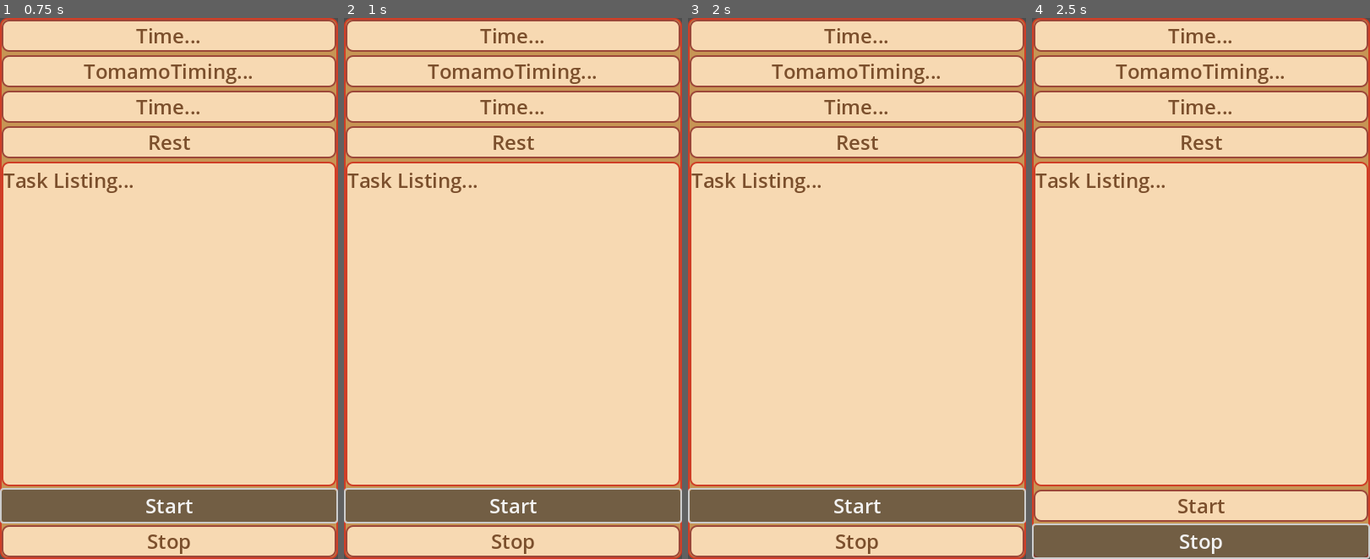
Above: before the commit, frames 1-4 (left to right).
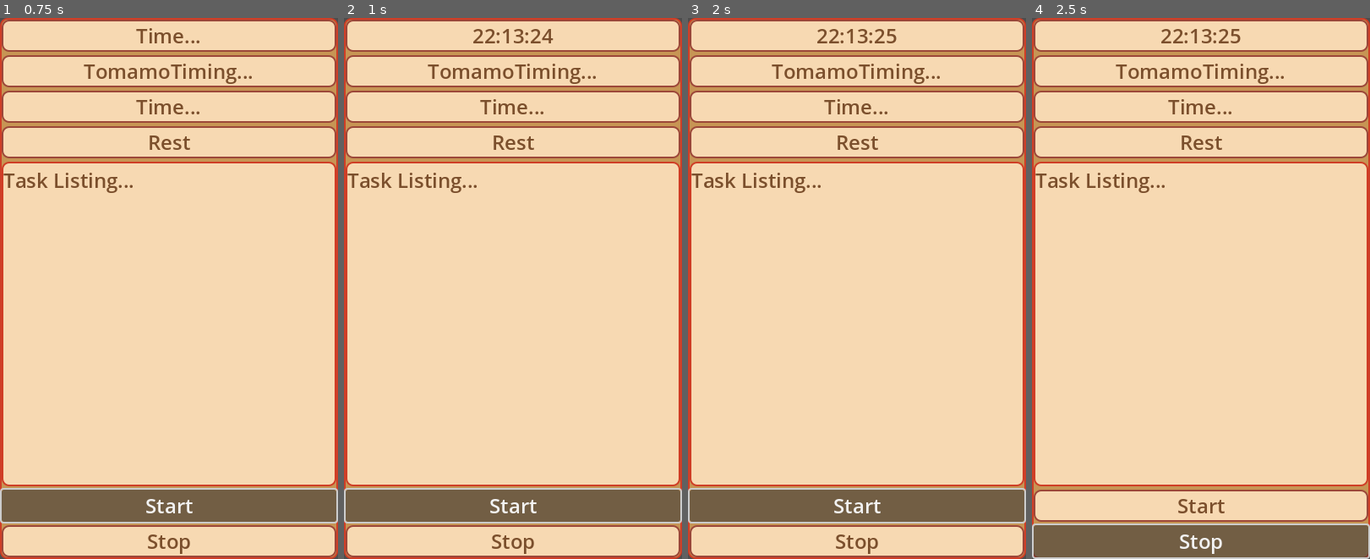
Above: after the commit, the same moments.

Repository: Rac0lW/TomatoClock
Game: Godot game, scene res://main.tscn
Two runs of this game, one before a commit and one after it. Both use one fixed random seed, a clock stepped at 60 frames per second and the inputs below. Before the commit the project has no main scene; this scene is started directly in both runs.
Inputs:
- Up to frame 1 (0.75 s): click "Start" at 0.5 s
- Up to frame 2 (1 s): no input
- Up to frame 3 (2 s): click "Start" at 1.25 s
- Up to frame 4 (2.5 s): click "Stop" at 2 s

Frame 1 is identical in both runs. In frame 2, 0.3% of the frame differs, in the area x 38-62%, y 1-5%; in frame 3, 0.3%; in frame 4, 0.3%.

Commit message:
Add: Added a timer for the time displaying.

Diff:
--- /dev/null
+++ b/current_time.gd
@@ -0,0 +1,8 @@
+extends Label
+@onready var timer: Timer = $Timer
+
+
+func _on_timer_timeout() -> void:
+	var time = Time.get_time_dict_from_system()
+	var ts = "%02d:%02d:%02d" % [time.hour, time.minute, time.second]
+	text = ts
--- a/main.tscn
+++ b/main.tscn
@@ -1,4 +1,6 @@
-[gd_scene load_steps=6 format=3 uid="uid://s7151rjlrorf"]
+[gd_scene load_steps=7 format=3 uid="uid://s7151rjlrorf"]
+
+[ext_resource type="Script" path="res://current_time.gd" id="1_geju7"]
 
 [sub_resource type="StyleBoxFlat" id="StyleBoxFlat_k1cqo"]
 bg_color = Color(0.968627, 0.85098, 0.698039, 1)
@@ -75,6 +77,10 @@
 layout_mode = 2
 text = "Time..."
 horizontal_alignment = 1
+script = ExtResource("1_geju7")
+
+[node name="Timer" type="Timer" parent="PanelContainer/VBoxContainer/CurrentTime"]
+autostart = true
 
 [node name="CurrentState" type="Label" parent="PanelContainer/VBoxContainer"]
 layout_mode = 2
@@ -106,3 +112,5 @@
 layout_mode = 2
 text = "Stop
 "
+
+[connection signal="timeout" from="PanelContainer/VBoxContainer/CurrentTime/Timer" to="PanelContainer/VBoxContainer/CurrentTime" method="_on_timer_timeout"]
--- a/project.godot
+++ b/project.godot
@@ -11,6 +11,7 @@
 [application]
 
 config/name="TomatoClock"
+run/main_scene="res://main.tscn"
 config/features=PackedStringArray("4.3", "GL Compatibility")
 config/icon="res://icon.svg"
 
